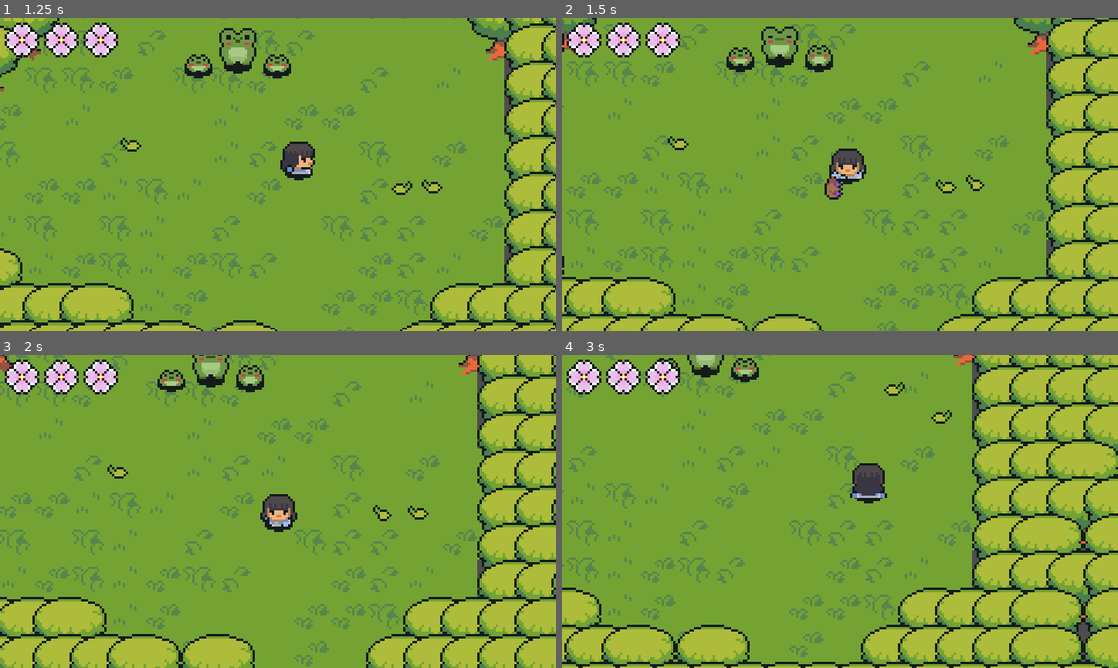
Above: before the commit, frames 1-4 (two rows, left to right).
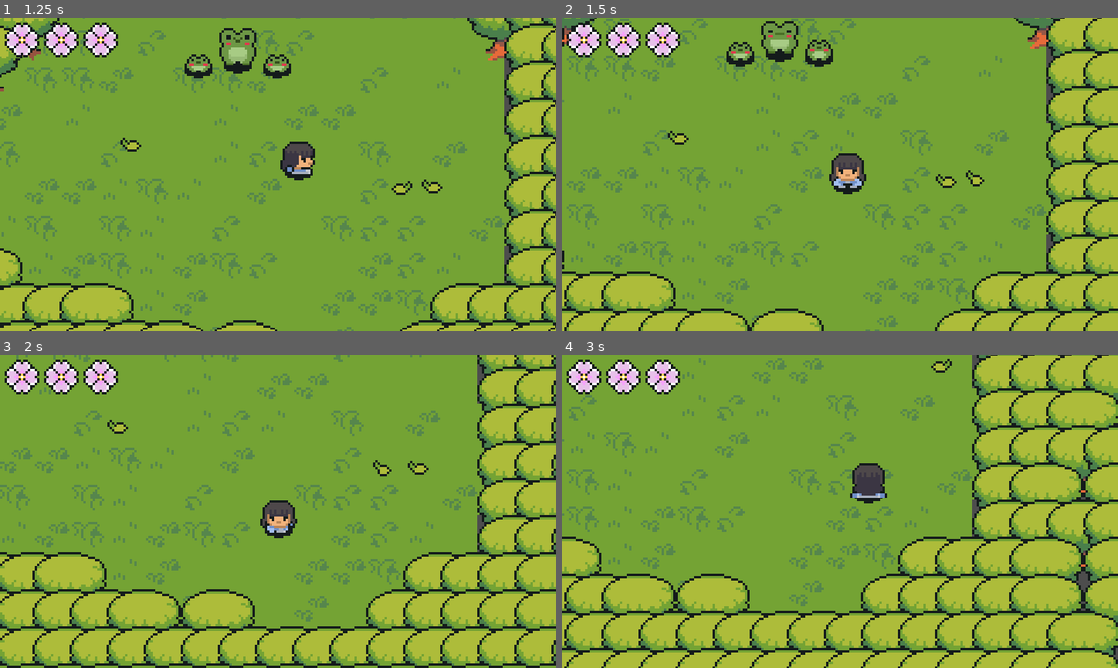
Above: after the commit, the same moments.

Repository: gynura/to_you
Game: Godot game, scene res://scenes/maps/world.tscn
The game is run twice, just before and just after one commit, with the same random seed, the same clock (stepped at 60 frames per second) and the same inputs. Sound files missing from this copy of the repository are replaced by a short silence.
Inputs:
- Up to frame 1 (1.25 s): hold D (ui_right) from 0.53 s (still down); hold Space (advance_dialog) from 0.53 s (still down)
- Up to frame 2 (1.5 s): release D (ui_right) at 1.28 s; release Space (advance_dialog) at 1.28 s; hold S (ui_down) from 1.28 s (still down); tap J (attack_button) at 1.35 s
- Up to frame 3 (2 s): keep holding S (ui_down)
- Up to frame 4 (3 s): release S (ui_down) at 2.03 s; hold D (ui_right) 2.03-2.78 s; tap E (interact_button) at 2.1 s; hold W (ui_up) from 2.78 s (still down); tap Space (advance_dialog) at 2.85 s

Frame 1 is identical in both runs. In frame 2, 19% of the frame differs, in the area x 0-100%, y 0-100%; in frame 3, 31%; in frame 4, 38%.

Commit message:
refactors + wip: final boss

Diff:
--- a/scenes/UI/text_box.tscn
+++ b/scenes/UI/text_box.tscn
@@ -40,6 +40,6 @@
 one_shot = true
 
 [node name="AudioStreamPlayer" type="AudioStreamPlayer" parent="."]
-volume_db = -19.676
+volume_db = -14.055
 
 [connection signal="timeout" from="LetterDisplayTimer" to="." method="_on_letter_display_timer_timeout"]
--- /dev/null
+++ b/scenes/enemies/final_boss.tscn
@@ -0,0 +1,143 @@
+[gd_scene load_steps=20 format=3 uid="uid://7eqkumnlqoxm"]
+
+[ext_resource type="Texture2D" uid="uid://cphfha12n17hm" path="res://assets/sprites/enemies/final_boss_hit.png" id="1_dm4ic"]
+[ext_resource type="Texture2D" uid="uid://3csd5i6kqnxu" path="res://assets/sprites/enemies/final_boss.png" id="1_wdfae"]
+[ext_resource type="Texture2D" uid="uid://ccoxuu84t2ivs" path="res://assets/sprites/enemies/final_boss_hit_2.png" id="2_hj4sh"]
+
+[sub_resource type="AtlasTexture" id="AtlasTexture_cogvt"]
+atlas = ExtResource("1_dm4ic")
+region = Rect2(0, 0, 50, 50)
+
+[sub_resource type="AtlasTexture" id="AtlasTexture_boikj"]
+atlas = ExtResource("1_dm4ic")
+region = Rect2(50, 0, 50, 50)
+
+[sub_resource type="AtlasTexture" id="AtlasTexture_ckadc"]
+atlas = ExtResource("1_dm4ic")
+region = Rect2(100, 0, 50, 50)
+
+[sub_resource type="AtlasTexture" id="AtlasTexture_08wjv"]
+atlas = ExtResource("2_hj4sh")
+region = Rect2(0, 0, 50, 50)
+
+[sub_resource type="AtlasTexture" id="AtlasTexture_n60g0"]
+atlas = ExtResource("2_hj4sh")
+region = Rect2(50, 0, 50, 50)
+
+[sub_resource type="AtlasTexture" id="AtlasTexture_16qev"]
+atlas = ExtResource("2_hj4sh")
+region = Rect2(100, 0, 50, 50)
+
+[sub_resource type="AtlasTexture" id="AtlasTexture_itqbk"]
+atlas = ExtResource("1_wdfae")
+region = Rect2(0, 0, 50, 50)
+
+[sub_resource type="AtlasTexture" id="AtlasTexture_b5pbs"]
+atlas = ExtResource("1_wdfae")
+region = Rect2(50, 0, 50, 50)
+
+[sub_resource type="AtlasTexture" id="AtlasTexture_7o13o"]
+atlas = ExtResource("1_wdfae")
+region = Rect2(150, 0, 50, 50)
+
+[sub_resource type="AtlasTexture" id="AtlasTexture_d6qkk"]
+atlas = ExtResource("1_wdfae")
+region = Rect2(200, 0, 50, 50)
+
+[sub_resource type="AtlasTexture" id="AtlasTexture_jxgyy"]
+atlas = ExtResource("1_wdfae")
+region = Rect2(0, 0, 50, 50)
+
+[sub_resource type="AtlasTexture" id="AtlasTexture_384v5"]
+atlas = ExtResource("1_wdfae")
+region = Rect2(50, 0, 50, 50)
+
+[sub_resource type="AtlasTexture" id="AtlasTexture_u10b7"]
+atlas = ExtResource("1_wdfae")
+region = Rect2(100, 0, 50, 50)
+
+[sub_resource type="AtlasTexture" id="AtlasTexture_ugsfk"]
+atlas = ExtResource("1_wdfae")
+region = Rect2(150, 0, 50, 50)
+
+[sub_resource type="AtlasTexture" id="AtlasTexture_c05e1"]
+atlas = ExtResource("1_wdfae")
+region = Rect2(200, 0, 50, 50)
+
+[sub_resource type="SpriteFrames" id="SpriteFrames_5cs7p"]
+animations = [{
+"frames": [{
+"duration": 1.0,
+"texture": SubResource("AtlasTexture_cogvt")
+}, {
+"duration": 1.0,
+"texture": SubResource("AtlasTexture_boikj")
+}, {
+"duration": 1.0,
+"texture": SubResource("AtlasTexture_ckadc")
+}],
+"loop": true,
+"name": &"hit1",
+"speed": 9.0
+}, {
+"frames": [{
+"duration": 1.0,
+"texture": SubResource("AtlasTexture_08wjv")
+}, {
+"duration": 1.0,
+"texture": SubResource("AtlasTexture_n60g0")
+}, {
+"duration": 1.0,
+"texture": SubResource("AtlasTexture_16qev")
+}],
+"loop": true,
+"name": &"hit2",
+"speed": 9.0
+}, {
+"frames": [{
+"duration": 1.0,
+"texture": SubResource("AtlasTexture_itqbk")
+}, {
+"duration": 1.0,
+"texture": SubResource("AtlasTexture_b5pbs")
+}, {
+"duration": 1.0,
+"texture": SubResource("AtlasTexture_7o13o")
+}, {
+"duration": 1.0,
+"texture": SubResource("AtlasTexture_d6qkk")
+}],
+"loop": true,
+"name": &"iddle",
+"speed": 10.0
+}, {
+"frames": [{
+"duration": 1.0,
+"texture": SubResource("AtlasTexture_jxgyy")
+}, {
+"duration": 1.0,
+"texture": SubResource("AtlasTexture_384v5")
+}, {
+"duration": 1.0,
+"texture": SubResource("AtlasTexture_u10b7")
+}, {
+"duration": 1.0,
+"texture": SubResource("AtlasTexture_ugsfk")
+}, {
+"duration": 1.0,
+"texture": SubResource("AtlasTexture_c05e1")
+}],
+"loop": true,
+"name": &"walk",
+"speed": 10.0
+}]
+
+[node name="FinalBoss" type="CharacterBody2D"]
+
+[node name="AnimatedSprite2D" type="AnimatedSprite2D" parent="."]
+position = Vector2(113, 27)
+sprite_frames = SubResource("SpriteFrames_5cs7p")
+animation = &"iddle"
+autoplay = "iddle"
+frame = 2
+frame_progress = 0.958501
--- a/scenes/enemies/flame_enemy.tscn
+++ b/scenes/enemies/flame_enemy.tscn
@@ -212,7 +212,7 @@
 
 [node name="HitSound" type="AudioStreamPlayer2D" parent="."]
 stream = ExtResource("5_yitqh")
-volume_db = -28.657
+volume_db = -22.333
 pitch_scale = 1.02
 attenuation = 0.933033
 
--- a/scenes/maps/heroine_house_interior.tscn
+++ b/scenes/maps/heroine_house_interior.tscn
@@ -3728,6 +3728,7 @@
 layer_4/tile_data = PackedInt32Array(131075, 524291, 7, 131076, 589827, 7, 131077, 196611, 7, 131083, 1900548, 11, 131084, 1966084, 11, 458754, 3, 7, 524290, 3, 8, 262146, 1048580, 14)
 
 [node name="Chest" parent="." instance=ExtResource("7_pm482")]
+visible = false
 z_index = 1
 y_sort_enabled = true
 position = Vector2(104, 55)
--- a/scenes/maps/heroine_house_outside.tscn
+++ b/scenes/maps/heroine_house_outside.tscn
@@ -1,9 +1,10 @@
-[gd_scene load_steps=5 format=3 uid="uid://cph2ryf71pcau"]
+[gd_scene load_steps=6 format=3 uid="uid://cph2ryf71pcau"]
 
 [ext_resource type="PackedScene" uid="uid://dpc3uv2h0ppfo" path="res://scenes/utils/falling_leaves.tscn" id="1_r8d6b"]
 [ext_resource type="TileSet" uid="uid://kbn7x6shxee4" path="res://assets/tilesets/general.tres" id="2_at055"]
 [ext_resource type="PackedScene" uid="uid://c6p6x8iafg34y" path="res://scenes/player.tscn" id="3_5uwga"]
 [ext_resource type="PackedScene" uid="uid://b16k6lc6f58y" path="res://scenes/npcs/froggy.tscn" id="4_54fst"]
+[ext_resource type="PackedScene" uid="uid://cvl5rx7otydvs" path="res://scenes/UI/GUI.tscn" id="5_271ax"]
 
 [node name="Heroine_House_Outside" type="Node2D"]
 
@@ -44,4 +45,6 @@
 [node name="Froggy" parent="." instance=ExtResource("4_54fst")]
 position = Vector2(111, 30)
 
+[node name="GUI" parent="." instance=ExtResource("5_271ax")]
+
 [connection signal="give_weapon_to_player" from="Froggy" to="player" method="_on_froggy_give_weapon_to_player"]
--- a/scenes/npcs/doggy.gd
+++ b/scenes/npcs/doggy.gd
@@ -10,7 +10,7 @@
 }
 signal pet_dog
 const SPEED = 30.0
-const MAX_PIXELS_TO_MOVE = 25
+const MAX_PIXELS_TO_MOVE = 60
 const RECALCULATED_MAX_PIXELS_TO_MOVE = MAX_PIXELS_TO_MOVE - 0.01
 var current_state = IDLE
 var direction = Vector2.RIGHT
--- a/scenes/npcs/doggy.tscn
+++ b/scenes/npcs/doggy.tscn
@@ -162,8 +162,8 @@
 visible = false
 z_index = 3
 y_sort_enabled = true
-position = Vector2(2.375, -11.5)
-scale = Vector2(0.5625, 0.5625)
+position = Vector2(2.38419e-07, -13)
+scale = Vector2(0.7, 0.7)
 sprite_frames = SubResource("SpriteFrames_fvvkm")
 frame_progress = 0.155693
 
--- a/scenes/player.gd
+++ b/scenes/player.gd
@@ -13,7 +13,7 @@
 var canAttack: bool = true
 var tween
 var tween2 # TODO study a better way to paralelize tweens
-var has_weapon: bool = true # TODO change to false
+@export var has_weapon: bool = false
 var is_attacking: bool = false
 
 signal health_change
@@ -159,6 +159,7 @@
 	_show_gotten_item()
 	$ActionTimer.start()
 	$AnimationPlayer.play("get_item")
+	has_weapon = true
 
 func _show_gotten_item():
 	$GetWeaponSprite.visible = true
@@ -166,6 +167,6 @@
 	var tween = create_tween()
 	tween.set_ease(tween.EASE_OUT)
 	tween.set_trans(Tween.TRANS_CIRC)
-	tween.tween_property($GetWeaponSprite, "scale", Vector2(1.5,1.5), 0.6)
-	tween.tween_property($GetWeaponSprite, "scale", Vector2.ZERO, 0.6)
+	tween.tween_property($GetWeaponSprite, "scale", Vector2(1.5,1.5), 0.9)
+	tween.tween_property($GetWeaponSprite, "scale", Vector2.ZERO, 0.2)
 	tween.tween_property($GetWeaponSprite, "visible", false, 0.1)
--- a/scenes/player.tscn
+++ b/scenes/player.tscn
@@ -7,7 +7,7 @@
 [ext_resource type="PackedScene" uid="uid://0ocf08du6ep5" path="res://scenes/weapon.tscn" id="4_8lupc"]
 [ext_resource type="AudioStream" uid="uid://c1l03ma3owa0l" path="res://assets/sound/fx/DrawWeapon.wav" id="6_nlyeb"]
 [ext_resource type="Texture2D" uid="uid://bvf5rqi01aiff" path="res://assets/sprites/weapons/flower_club.png" id="7_8v3td"]
-[ext_resource type="AudioStream" uid="uid://3ifbsgmgnmrc" path="res://assets/sound/fx/GetItem.wav" id="8_3v16r"]
+[ext_resource type="AudioStream" uid="uid://cdsnan01g0g27" path="res://assets/sound/fx/game-bonus-144751.mp3" id="8_3gxlt"]
 
 [sub_resource type="Animation" id="Animation_cp6nb"]
 length = 0.001
@@ -98,6 +98,21 @@
 "values": [21]
 }
 
+[sub_resource type="Animation" id="Animation_8ib6n"]
+resource_name = "get_item"
+tracks/0/type = "value"
+tracks/0/imported = false
+tracks/0/enabled = true
+tracks/0/path = NodePath("Sprite2D:frame")
+tracks/0/interp = 1
+tracks/0/loop_wrap = true
+tracks/0/keys = {
+"times": PackedFloat32Array(0),
+"transitions": PackedFloat32Array(1),
+"update": 1,
+"values": [31]
+}
+
 [sub_resource type="Animation" id="Animation_gjwjc"]
 resource_name = "iddle"
 loop_mode = 1
@@ -215,21 +230,6 @@
 "transitions": PackedFloat32Array(1, 1, 1, 1),
 "update": 1,
 "values": [Vector2i(1, 0), Vector2i(1, 1), Vector2i(1, 2), Vector2i(1, 3)]
-}
-
-[sub_resource type="Animation" id="Animation_8ib6n"]
-resource_name = "get_item"
-tracks/0/type = "value"
-tracks/0/imported = false
-tracks/0/enabled = true
-tracks/0/path = NodePath("Sprite2D:frame")
-tracks/0/interp = 1
-tracks/0/loop_wrap = true
-tracks/0/keys = {
-"times": PackedFloat32Array(0),
-"transitions": PackedFloat32Array(1),
-"update": 1,
-"values": [31]
 }
 
 [sub_resource type="AnimationLibrary" id="AnimationLibrary_ululp"]
@@ -313,7 +313,7 @@
 
 [node name="ShowWeaponSound" type="AudioStreamPlayer2D" parent="."]
 stream = ExtResource("6_nlyeb")
-volume_db = -20.25
+volume_db = -6.899
 
 [node name="GetWeaponSprite" type="Sprite2D" parent="."]
 visible = false
@@ -323,8 +323,9 @@
 texture = ExtResource("7_8v3td")
 
 [node name="GetItemSound" type="AudioStreamPlayer2D" parent="."]
-stream = ExtResource("8_3v16r")
-volume_db = -23.636
+stream = ExtResource("8_3gxlt")
+volume_db = -4.663
+pitch_scale = 1.21
 
 [connection signal="attack" from="." to="Weapon" method="_on_player_attack"]
 [connection signal="attack_position_changed" from="." to="Weapon" method="_on_player_attack_position_changed"]
--- a/scenes/weapon.tscn
+++ b/scenes/weapon.tscn
@@ -29,7 +29,7 @@
 
 [node name="HitSound" type="AudioStreamPlayer2D" parent="."]
 stream = ExtResource("4_bnn00")
-volume_db = -33.622
+volume_db = -25.892
 pitch_scale = 0.79
 
 [connection signal="area_entered" from="HitBox" to="HitBox" method="_on_area_entered"]
Not shown, added: assets/sound/fx/game-bonus-144751.mp3.import
Binary file added: assets/sprites/enemies/final_boss.png
Not shown, added: assets/sprites/enemies/final_boss.png.import
Binary file added: assets/sprites/enemies/final_boss_hit.png
Not shown, added: assets/sprites/enemies/final_boss_hit.png.import
Binary file added: assets/sprites/enemies/final_boss_hit_2.png
Not shown, added: assets/sprites/enemies/final_boss_hit_2.png.import
Binary file added: assets/sprites/enemies/final_boss_moustache.png
Not shown, added: assets/sprites/enemies/final_boss_moustache.png.import
Not shown: 1 places in scenes/player.tscn that only renumber resources
Not shown, added: assets/sound/fx/game-bonus-144751.mp3
